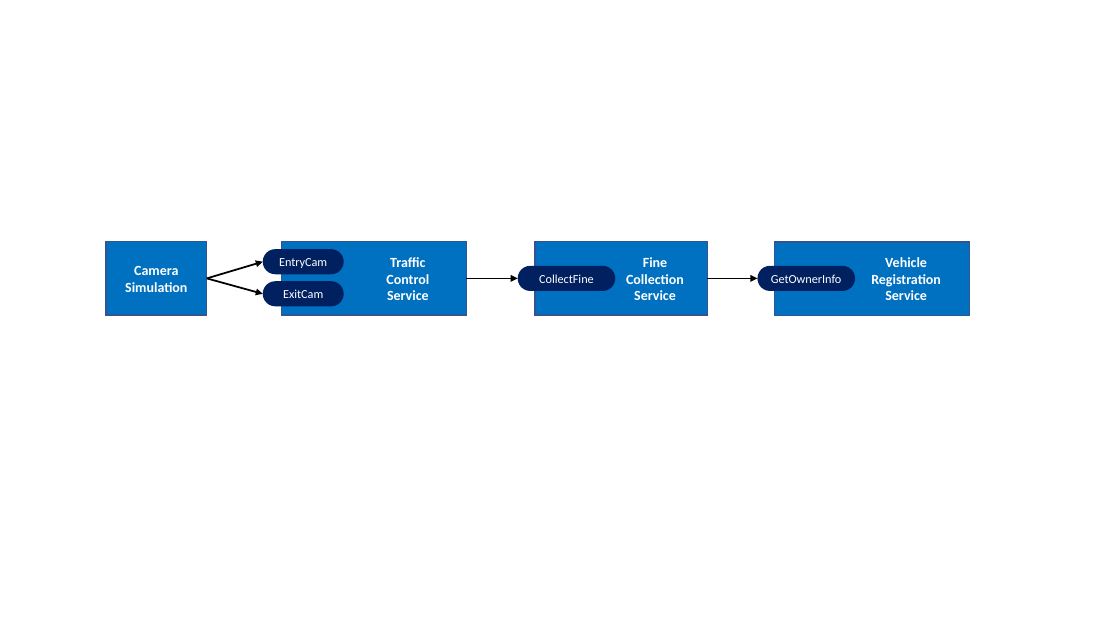
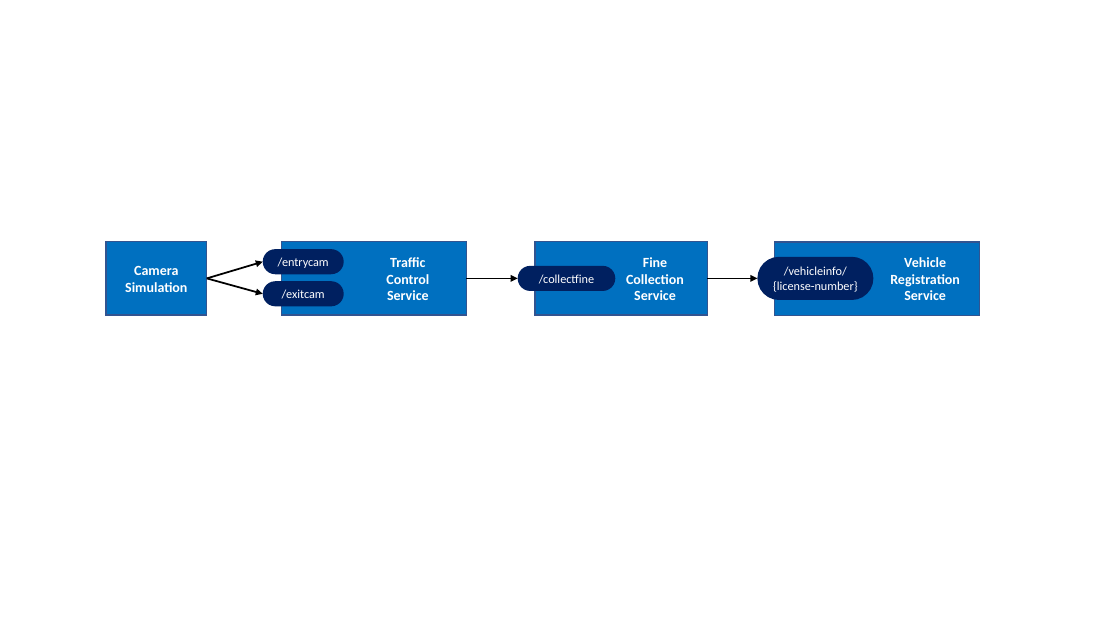
Before and after one commit to EdwinVW/dapr-traffic-control, a slide deck: slide 2 of Figures.pptx. Drawn at 1120x630 pixels with LibreOffice and Linux fonts; fonts in the diff are those of the drawing. Boxes give left, top, right and bottom in pixels: in the first picture for what was removed or moved away, otherwise in the second. Text is boxed around its words. In the diff, an @@ line names an element or a change of style, - is before the commit and + after.

```diff
--- a/Figures.pptx
+++ b/Figures.pptx
@@ text in rounded rectangle at bbox=[278, 257, 329, 268]: text changed @@
-EntryCam
+/entrycam
@@ rounded rectangle "/vehicleinfo/ {license-number}": place and size @@
-rounded rectangle "/vehicleinfo/ {license-number}" at bbox=[758, 266, 855, 291]
+rounded rectangle "/vehicleinfo/ {license-number}" at bbox=[758, 257, 874, 300]
@@ text in rounded rectangle at bbox=[773, 266, 858, 292]: text changed @@
-GetOwnerInfo
+/vehicleinfo/
+{license-number}
@@ rectangle "Vehicle": place and size @@
-rectangle "Vehicle" at bbox=[775, 242, 970, 315]
+rectangle "Vehicle" at bbox=[775, 242, 980, 315]
@@ text in rounded rectangle at bbox=[282, 289, 325, 299]: text changed @@
-ExitCam
+/exitcam
@@ text in rounded rectangle at bbox=[539, 274, 594, 284]: text changed @@
-CollectFine
+/collectfine
```
Also in this commit, not shown: 3 other slides changed, 7 other files.
